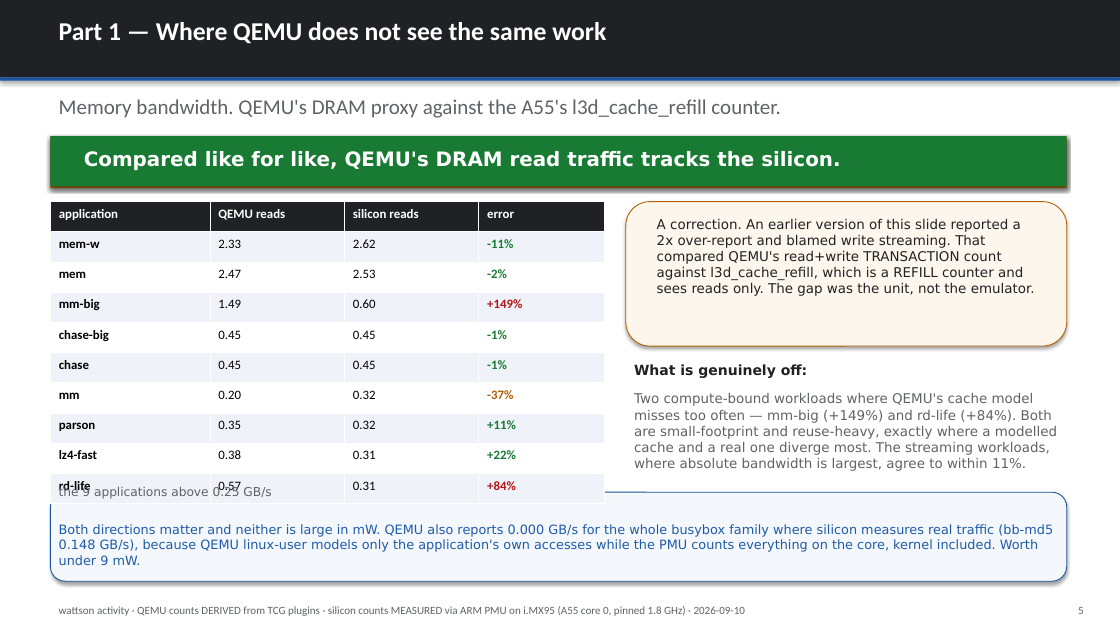
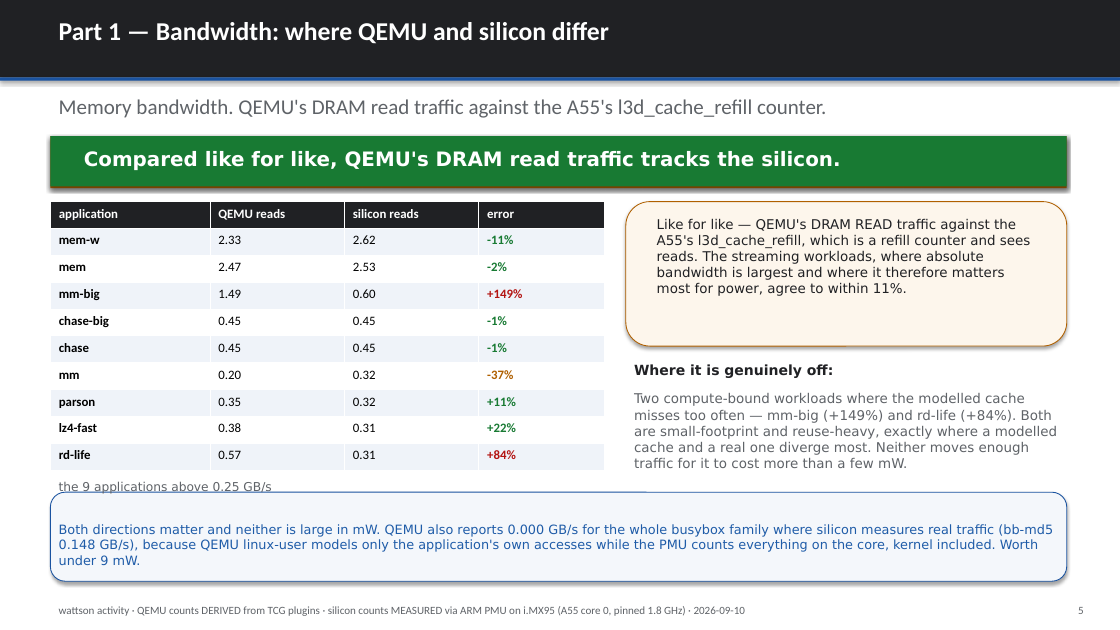
Before and after one commit to kylefoxaustin/wattson, a slide deck: slide 5 of xcheck/wattson_power_results_final_KF_9_10_2026.pptx. Drawn at 1120x630 pixels with LibreOffice and Linux fonts; fonts in the diff are those of the drawing. Boxes give left, top, right and bottom in pixels: in the first picture for what was removed or moved away, otherwise in the second. Text is boxed around its words. In the diff, an @@ line names an element or a change of style, - is before the commit and + after.

```diff
--- a/xcheck/wattson_power_results_final_KF_9_10_2026.pptx
+++ b/xcheck/wattson_power_results_final_KF_9_10_2026.pptx
@@ text at <box>59,22,609,44</box>: text changed @@
-Part 1 — Where QEMU does not see the same work
+Part 1 — Bandwidth: where QEMU and silicon differ
@@ text at <box>59,99,826,118</box>: text changed @@
-Memory bandwidth. QEMU's DRAM proxy against the A55's l3d_cache_refill counter.
+Memory bandwidth. QEMU's DRAM read traffic against the A55's l3d_cache_refill counter.
@@ table: place and size @@
-table at <box>50,202,605,504</box>
+table at <box>50,202,605,471</box>
@@ text at <box>657,218,1031,296</box>: text changed @@
-A correction. An earlier version of this slide reported a 2x over-report and blamed write streaming. That compared QEMU's read+write TRANSACTION count against l3d_cache_refill, which is a REFILL counter and sees reads only. The gap was the unit, not the emulator.
+Like for like — QEMU's DRAM READ traffic against the A55's l3d_cache_refill, which is a refill counter and sees reads. The streaming workloads, where absolute bandwidth is largest and where it therefore matters most for power, agree to within 11%.
@@ text at <box>634,364,834,378</box>: text changed @@
-What is genuinely off:
+Where it is genuinely off:
@@ text at <box>634,393,1057,468</box>: text changed @@
-Two compute-bound workloads where QEMU's cache model misses too often — mm-big (+149%) and rd-life (+84%). Both are small-footprint and reuse-heavy, exactly where a modelled cache and a real one diverge most. The streaming workloads, where absolute bandwidth is largest, agree to within 11%.
+Two compute-bound workloads where the modelled cache misses too often — mm-big (+149%) and rd-life (+84%). Both are small-footprint and reuse-heavy, exactly where a modelled cache and a real one diverge most. Neither moves enough traffic for it to cost more than a few mW.
@@ text "the 9 applications above 0.25 ...": place and size @@
-text "the 9 applications above 0.25 ..." at <box>59,486,271,499</box>
+text "the 9 applications above 0.25 ..." at <box>59,482,271,494</box>
```
Also in this commit, not shown: 3 other slides changed, 4 other files.
